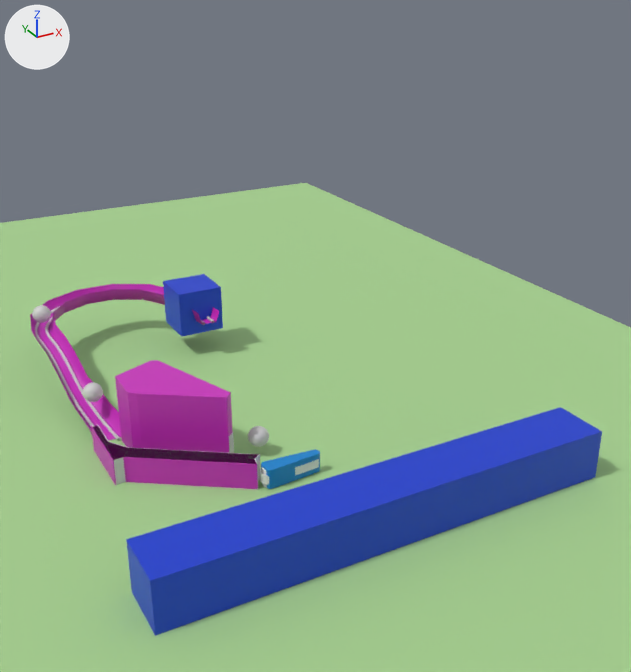
What one commit did to the COLLADA model wire_forms.dae.
One viewpoint serves both versions: a 50 mm lens placed at (0.93, -11.75, 5.91), pointed at (6.02, -2.49, 1.28). Lighting does not change. The marker at upper left points along +X, +Y and +Z. Where no turn or scale is listed for an object, it has been applied to the vertices.

In view in the first picture: 'FLIPPER', 'GHOST', 'GHOST_RESET', 'P__ramp_physics_alt_c__convert__decimate__apply', 'P_left_inlane', 'Plane', 'ramp_visual_triangles'.
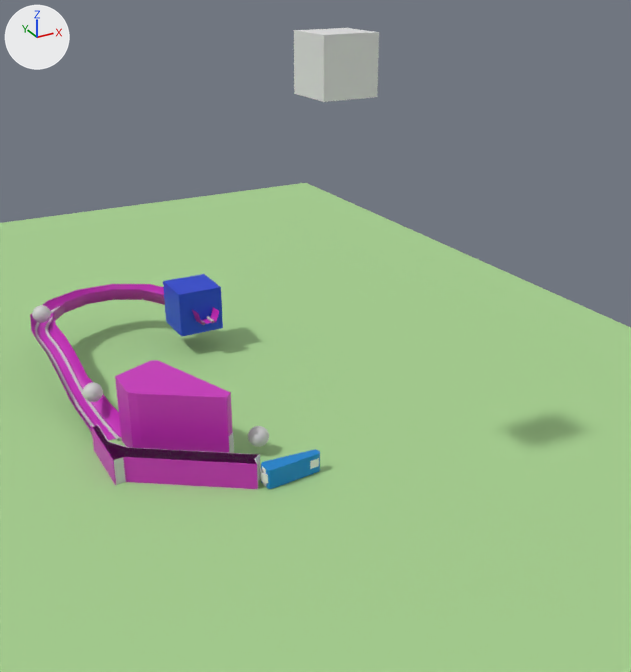
The change, as a diff of the scene's bpy script:
```diff
--- a/wire_forms.dae.py
+++ b/wire_forms.dae.py
@@ me_cube_004 @@
+me_cube_004.from_pydata(...)  # a box spanning x -0.305..0.305, y -0.305..0.305, z -0.305..0.305
@@ ob_ghost_reset @@
-ob_ghost_reset = bpy.data.objects.new('GHOST_RESET', me_cube_003)
-ob_ghost_reset.location = (5.52, -5.04, 0.27)
@@ ob_cube @@
+ob_cube = bpy.data.objects.new('Cube', me_cube_004)
+ob_cube.location = (5.45, -3.94, 4.89)
```

Location of each change, (x1, y1, x2, y2) in pixels of the pictures (631 x 672 px):
'GHOST_RESET', deleted (blue): before (126, 407, 602, 635)
'Cube', added: after (294, 28, 379, 102)
